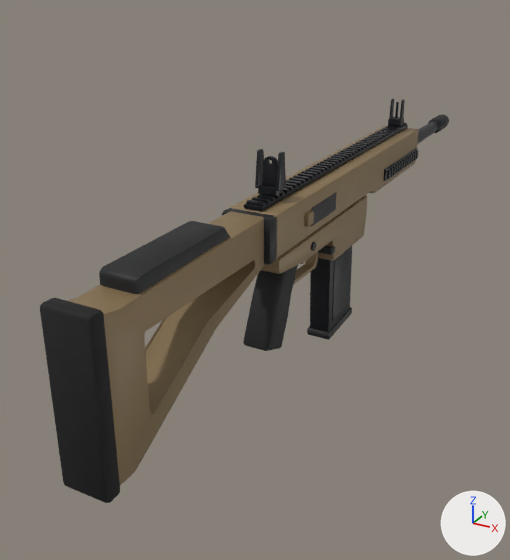
The glTF model assets/models/guns/sc17.glb, before and after one commit.
The view is the same before and after, from a 50 mm camera at (0.309, -0.668, 0.289) aimed at (-0.074, 0.029, -0.059). Every picture has the same lights, and +X, +Y and +Z are marked at lower right. The older version comes first. Where no turn or scale is listed for an object, it has been applied to the vertices.

In view in the first picture: 'body_alu_1', 'body_dark_5', 'body_grip_2', 'body_metal_3', 'body_poly_4', 'body_rubber_7', 'body_tan_0', 'mag_dark_9', 'mag_poly_10', 'rearsight_alu_6'.
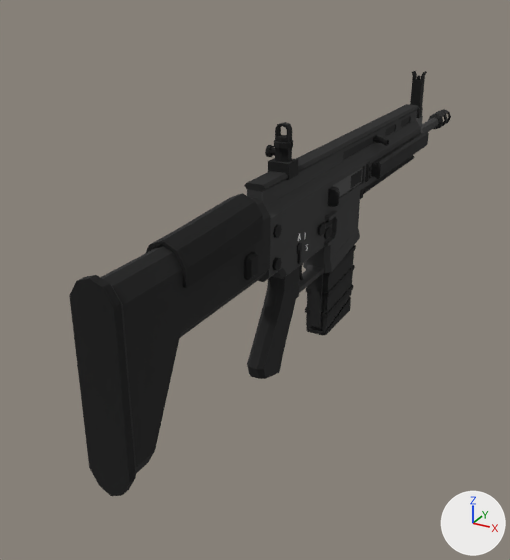
Location of each change, (x1, y1, x2, y2) in pixels of the pictures (510 x 560 px):
'body_tan_0', deleted: before (67, 126, 419, 485)
'body_M_PCL_Flat_Black_Lighter_4', added (black): after (100, 104, 451, 473)
'body_M_PCL_Flat_Black_0', added: after (69, 70, 427, 496)
'body_rubber_7', deleted: before (40, 298, 120, 503)
'body_M_PCL_Flat_Grey_Darker_7', added: after (247, 110, 439, 293)
'body_poly_4', deleted: before (99, 116, 447, 294)
'body_grip_2', deleted: before (243, 265, 298, 351)
'mag_dark_9', moved, rescaled: before (310, 246, 352, 332); after (306, 251, 354, 332)
'body_alu_1', deleted: before (244, 123, 418, 211)
'rearsight_alu_6', deleted: before (255, 99, 405, 196)
'mag_M_PCL_Flat_Black_1', added (black): after (305, 245, 356, 336)
'rearsight_M_PCL_Flat_Black_3', added (black): after (265, 122, 293, 162)
'charge_M_PCL_Flat_Black_Lighter_6', added: after (343, 116, 410, 160)
'mag_poly_10', deleted: before (307, 307, 352, 340)
'body_metal_3', deleted (mostly hidden): before (301, 122, 438, 264)
'charge_M_PCL_Flat_Grey_Dark_9', added: after (333, 167, 363, 197)
'charge_M_PCL_Flat_Black_2', added: after (350, 136, 389, 189)
'body_dark_5', deleted: before (428, 114, 449, 133)
'body_M_PCL_Flat_Grey_Dark_10', added (mostly hidden): after (416, 116, 423, 133)

Patch to the scene script:
```diff
--- a/assets/models/guns/sc17.glb.py
+++ b/assets/models/guns/sc17.glb.py
@@ ob_body_tan_0 @@
-ob_body_tan_0 = bpy.data.objects.new('body_tan_0', me_mesh_0)
@@ ob_body_alu_1 @@
-ob_body_alu_1 = bpy.data.objects.new('body_alu_1', me_mesh_1)
@@ ob_body_grip_2 @@
-ob_body_grip_2 = bpy.data.objects.new('body_grip_2', me_mesh_2)
@@ ob_body_metal_3 @@
-ob_body_metal_3 = bpy.data.objects.new('body_metal_3', me_mesh_3)
@@ ob_body_poly_4 @@
-ob_body_poly_4 = bpy.data.objects.new('body_poly_4', me_mesh_4)
@@ ob_body_dark_5 @@
-ob_body_dark_5 = bpy.data.objects.new('body_dark_5', me_mesh_5)
@@ ob_rearsight_alu_6 @@
-ob_rearsight_alu_6 = bpy.data.objects.new('rearsight_alu_6', me_mesh_6)
@@ ob_body_rubber_7 @@
-ob_body_rubber_7 = bpy.data.objects.new('body_rubber_7', me_mesh_7)
@@ ob_mag_dark_9 @@
 ob_mag_dark_9.parent = ob_sc17
-ob_mag_dark_9.location = (0.0, 0.0917, -0.0529)
-ob_mag_dark_9.scale = (0.0765, 0.0765, 0.0765)
+ob_mag_dark_9.location = (0.000287, 0.0879, -0.0373)
+ob_mag_dark_9.scale = (0.0823, 0.0823, 0.0823)
@@ ob_mag_poly_10 @@
-ob_mag_poly_10 = bpy.data.objects.new('mag_poly_10', me_mesh_10)
@@ ob_body_m_pcl_flat_grey_dark_10 @@
+ob_body_m_pcl_flat_grey_dark_10 = bpy.data.objects.new('body_M_PCL_Flat_Grey_Dark_10', me_mesh_10_1)  # 18 vertices, 25 faces; spans x -0.0109..0.0109, y -0.0184..0.0184, z -0.0189..0.0189; in mat_m_pcl_flat_grey_dark (dark grey #4c4c4c)
+ob_body_m_pcl_flat_grey_dark_10.location = (0.0, 0.391, 0.066)
@@ ob_charge_m_pcl_flat_grey_dark_9 @@
+ob_charge_m_pcl_flat_grey_dark_9 = bpy.data.objects.new('charge_M_PCL_Flat_Grey_Dark_9', me_mesh_9_1)  # 12 vertices, 12 faces; spans x -0.0123..0.0123, y -0.0503..0.0503, z -0.0111..0.0111; in mat_m_pcl_flat_grey_dark (dark grey #4c4c4c)
+ob_charge_m_pcl_flat_grey_dark_9.location = (0.004, 0.092, 0.059)
@@ ob_body_m_pcl_flat_grey_darker_7 @@
+ob_body_m_pcl_flat_grey_darker_7 = bpy.data.objects.new('body_M_PCL_Flat_Grey_Darker_7', me_mesh_7_1)  # 220 vertices, 412 faces; spans x -0.024..0.024, y -0.314..0.314, z -0.07..0.07; in mat_m_pcl_flat_grey_darker (dark grey #333333)
+ob_body_m_pcl_flat_grey_darker_7.location = (-0.003, 0.196, 0.03)
@@ ob_charge_m_pcl_flat_black_lighter_6 @@
+ob_charge_m_pcl_flat_black_lighter_6 = bpy.data.objects.new('charge_M_PCL_Flat_Black_Lighter_6', me_mesh_6_1)  # 34 vertices, 32 faces; spans x -0.01..0.01, y -0.129..0.129, z -0.006..0.006; in mat_m_pcl_flat_black_lighter (black #191919)
+ob_charge_m_pcl_flat_black_lighter_6.location = (0.0, 0.217, 0.091)
@@ ob_body_m_pcl_flat_black_lighter_4 @@
+ob_body_m_pcl_flat_black_lighter_4 = bpy.data.objects.new('body_M_PCL_Flat_Black_Lighter_4', me_mesh_4_1)  # 296 vertices, 536 faces; spans x -0.029..0.029, y -0.446..0.446, z -0.111..0.111; in mat_m_pcl_flat_black_lighter (black #191919)
+ob_body_m_pcl_flat_black_lighter_4.location = (0.0, 0.12, -0.004)
@@ ob_rearsight_m_pcl_flat_black_3 @@
+ob_rearsight_m_pcl_flat_black_3 = bpy.data.objects.new('rearsight_M_PCL_Flat_Black_3', me_mesh_3_1)  # 86 vertices, 171 faces; spans x -0.0135..0.0135, y -0.01..0.01, z -0.0197..0.0197; in mat_m_pcl_flat_black (black #0c0c0c)
+ob_rearsight_m_pcl_flat_black_3.location = (-0.003, -0.049, 0.133)
@@ ob_charge_m_pcl_flat_black_2 @@
+ob_charge_m_pcl_flat_black_2 = bpy.data.objects.new('charge_M_PCL_Flat_Black_2', me_mesh_2_1)  # 64 vertices, 114 faces; spans x -0.0257..0.0257, y -0.051..0.051, z -0.0217..0.0217; in mat_m_pcl_flat_black (black #0c0c0c)
+ob_charge_m_pcl_flat_black_2.location = (0.0, 0.15, 0.073)
@@ ob_mag_m_pcl_flat_black_1 @@
+ob_mag_m_pcl_flat_black_1 = bpy.data.objects.new('mag_M_PCL_Flat_Black_1', me_mesh_1_1)  # 40 vertices, 64 faces; spans x -0.0149..0.0149, y -0.0429..0.0429, z -0.0456..0.0456; in mat_m_pcl_flat_black (black #0c0c0c)
+ob_mag_m_pcl_flat_black_1.location = (0.0, 0.09, -0.077)
@@ ob_body_m_pcl_flat_black_0 @@
+ob_body_m_pcl_flat_black_0 = bpy.data.objects.new('body_M_PCL_Flat_Black_0', me_mesh_0_1)  # 384 vertices, 656 faces; spans x -0.023..0.023, y -0.424..0.424, z -0.119..0.119; in mat_m_pcl_flat_black (black #0c0c0c)
+ob_body_m_pcl_flat_black_0.location = (-0.001, 0.085, 0.033)
```
